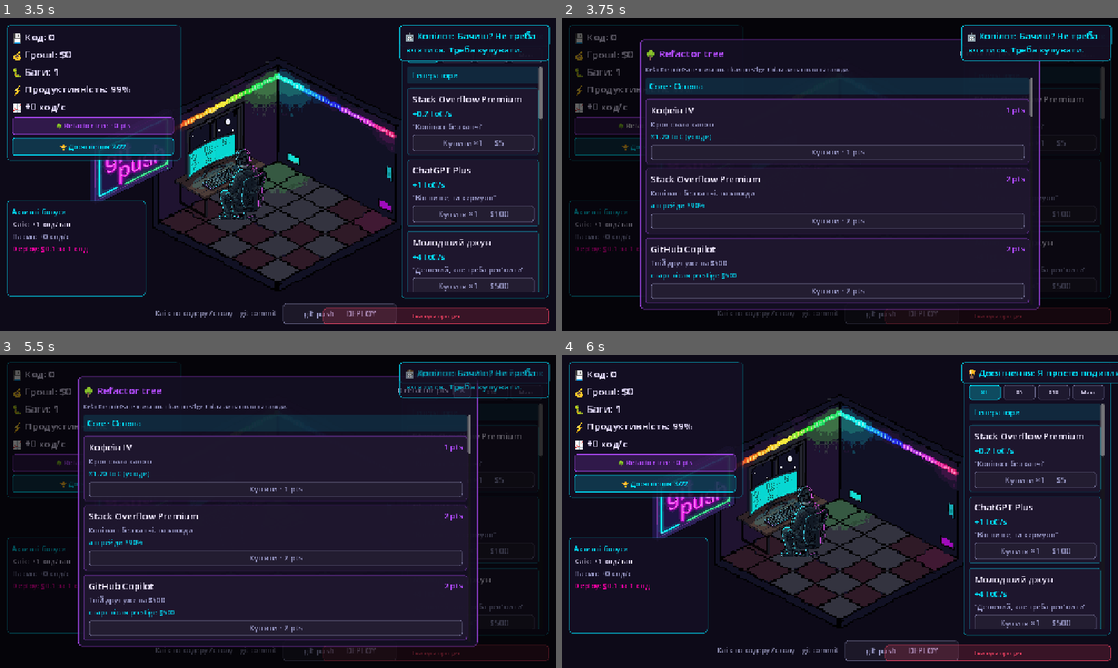
Above: before the commit, frames 1-4 (two rows, left to right).
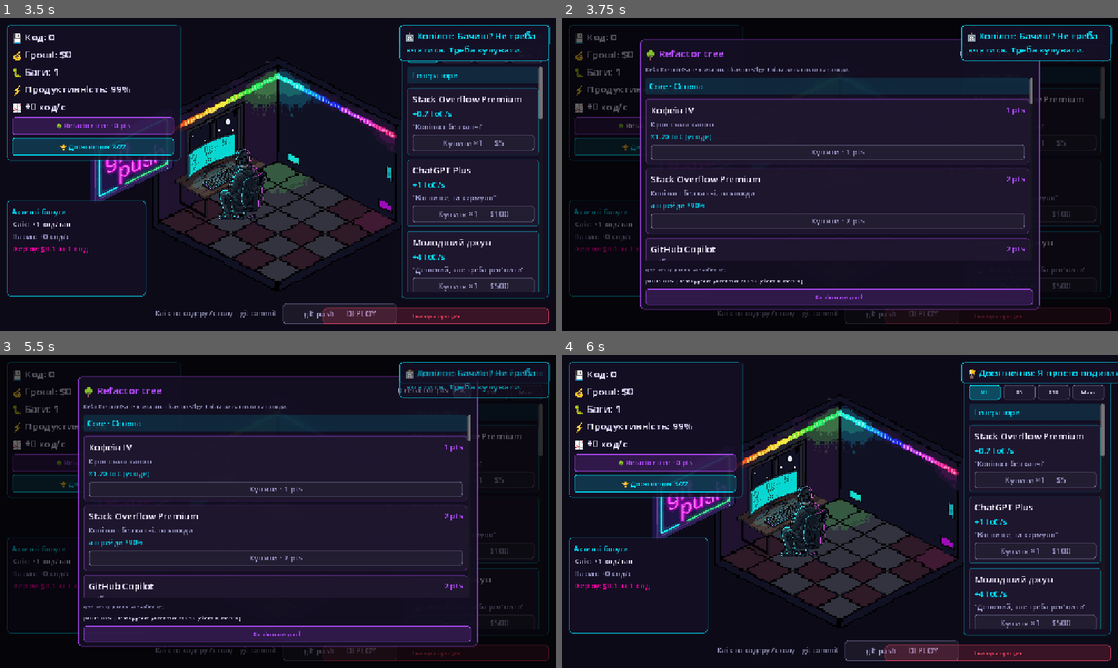
Above: after the commit, the same moments.

Repository: limbo1572/vibe-coder-room
Game: Godot game, scene res://scenes/main.tscn
The game is run twice, just before and just after one commit, with the same random seed, the same clock (stepped at 60 frames per second) and the same inputs.
Inputs (mouse positions are in pixels of both pictures, inside the frame that each line leads up to):
- Up to frame 1 (3.5 s): click (261, 262) at 0.52 s; type "12" at 0.6 s; click "Enter" at 1.25 s; click "Enter" at 2 s; click "Купити ×1 — 1 LoC" at 2.75 s
- Up to frame 2 (3.75 s): click "🌳 Refactor tree · 0 pts" at 3.5 s
- Up to frame 3 (5.5 s): click "🏆 Досягнення 2/22" at 4.25 s; click "×1" at 5 s
- Up to frame 4 (6 s): click "×5" at 5.75 s

Frame 1 is identical in both runs. In frame 2, 3.0% of the frame differs, in the area x 15-85%, y 27-92%; in frame 3, 3.0%; in frame 4, nothing differs.

Commit message:
fix: surface milestone log + copy button under MEASURE_MODE so testers can export data (was hidden behind DEBUG_CHEATS)
Co-authored-by: Cursor <cursoragent@cursor.com>

Diff:
--- a/scripts/game_ui.gd
+++ b/scripts/game_ui.gd
@@ -636,6 +636,8 @@
 
 	if GameState.DEBUG_CHEATS:
 		_add_prestige_tree_tester_row(outer)
+	if GameState.MEASURE_MODE:
+		_add_milestone_log_row(outer)
 
 
 func _build_achievements_menu(root: Control) -> void:
@@ -720,6 +722,8 @@
 	)
 	row.add_child(grant_btn)
 
+
+func _add_milestone_log_row(outer: VBoxContainer) -> void:
 	var data_title := Label.new()
 	data_title.text = "Дані тесту (скинь розробнику):"
 	data_title.add_theme_color_override("font_color", C_MUTED)
